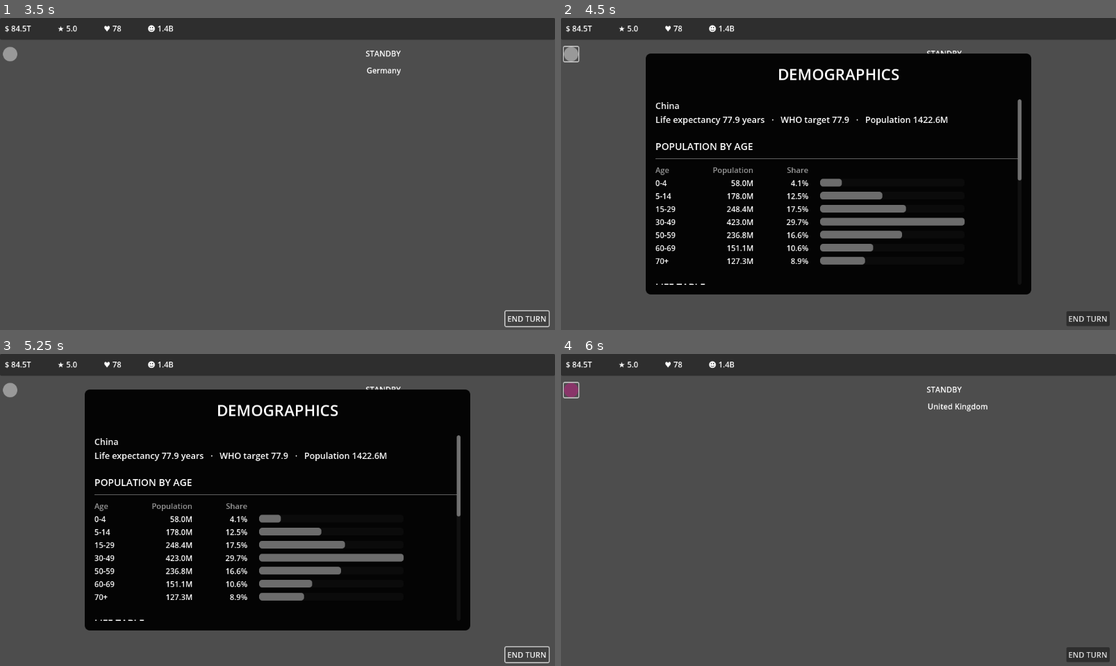
Above: before the commit, frames 1-4 (two rows, left to right).
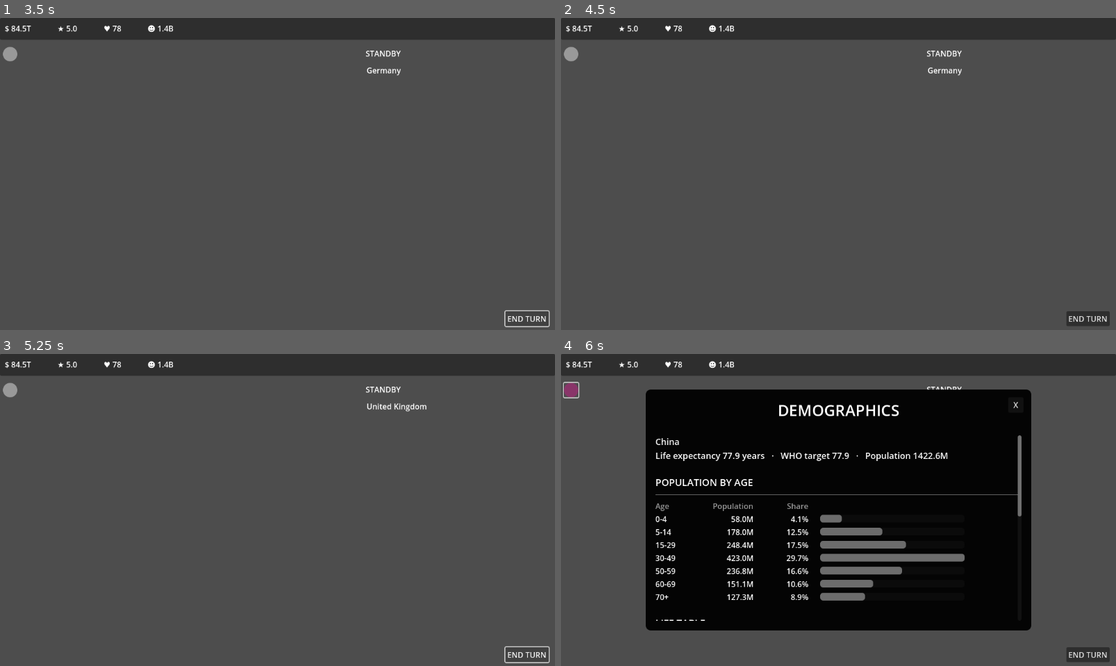
Above: after the commit, the same moments.

Repository: Bigfeta1/Political-Sim
Game: Godot game, scene res://Scenes/main_scene.tscn
Two runs of this game, one before a commit and one after it. Both use one fixed random seed, a clock stepped at 60 frames per second and the inputs below.
Inputs (mouse positions are in pixels of both pictures, inside the frame that each line leads up to):
- Up to frame 1 (3.5 s): click "NEW GAME" at 0.5 s; click "NEW GAME" at 1.25 s; click "BEGIN" at 2 s; click "END TURN" at 2.75 s
- Up to frame 2 (4.5 s): click (572, 55) at 3.5 s; click (1016, 67) at 4.25 s, where only the run after the commit has a clickable "X"
- Up to frame 3 (5.25 s): click "END TURN" at 5 s
- Up to frame 4 (6 s): click (572, 391) at 5.75 s

Frame 1 is identical in both runs. In frame 2, 53% of the frame differs, in the area x 0-85%, y 8-89%; in frame 3, 53%; in frame 4, 53%.

Commit message:
better demographics panel

Diff:
--- a/Scenes/PlayingRound/Panels/demographics_panel.tscn
+++ b/Scenes/PlayingRound/Panels/demographics_panel.tscn
@@ -1,9 +1,10 @@
-[gd_scene load_steps=10 format=3 uid="uid://doqpl6qv8n4ly"]
+[gd_scene load_steps=11 format=3 uid="uid://doqpl6qv8n4ly"]
 
 [ext_resource type="Script" uid="uid://o68lhplth3hb" path="res://Scripts/UI/PlayingRound/Panels/Demographics/demographics_panel.gd" id="1_panel"]
 [ext_resource type="Script" uid="uid://bhs8disk2kmdx" path="res://Scripts/UI/PlayingRound/Panels/Demographics/demographics_summary.gd" id="2_summary"]
 [ext_resource type="Script" uid="uid://difuc777hl3r7" path="res://Scripts/UI/PlayingRound/Panels/Demographics/population_table.gd" id="3_population"]
 [ext_resource type="Script" uid="uid://d3dnkikoaf6n3" path="res://Scripts/UI/PlayingRound/Panels/Demographics/life_table_view.gd" id="4_life_table"]
+[ext_resource type="Script" uid="uid://ma6hc7dweuo6" path="res://Scripts/UI/PlayingRound/Panels/Demographics/close_button.gd" id="5_close"]
 
 [sub_resource type="StyleBoxFlat" id="StyleBoxFlat_4hhl4"]
 bg_color = Color(0.01773239, 0.017732395, 0.017732374, 1)
@@ -50,6 +51,19 @@
 "
 label_settings = SubResource("LabelSettings_kgrr2")
 horizontal_alignment = 1
+
+[node name="CloseButton" type="Button" parent="Panel"]
+layout_mode = 1
+anchors_preset = 1
+anchor_left = 1.0
+anchor_right = 1.0
+offset_left = -48.0
+offset_top = 16.0
+offset_right = -16.0
+offset_bottom = 48.0
+grow_horizontal = 0
+text = "X"
+script = ExtResource("5_close")
 
 [node name="CountryScroll" type="ScrollContainer" parent="Panel"]
 layout_mode = 0
--- a/Scripts/Logic/PlayingRound/EventCoordinators/round_state_router.gd
+++ b/Scripts/Logic/PlayingRound/EventCoordinators/round_state_router.gd
@@ -30,7 +30,7 @@
 
 	demographics_panel_instance = SceneLoader.instantiate(DEMOGRAPHICS_PANEL)
 	ui.panels.add_child(demographics_panel_instance)
-	demographics_panel_instance.initialize(country_manager.get_player_country())
+	demographics_panel_instance.initialize(country_manager.get_player_country(), menu_state_manager)
 
 func destroy_demographics_panel():
 	if demographics_panel_instance == null:
--- /dev/null
+++ b/Scripts/UI/PlayingRound/Panels/Demographics/close_button.gd
@@ -0,0 +1,9 @@
+extends Button
+
+var menu_state_manager
+
+func initialize(menu_state_mngr):
+	menu_state_manager = menu_state_mngr
+
+func _pressed() -> void:
+	menu_state_manager.change_state(menu_state_manager.MenuState.STANDBY)
--- a/Scripts/UI/PlayingRound/Panels/Demographics/demographics_panel.gd
+++ b/Scripts/UI/PlayingRound/Panels/Demographics/demographics_panel.gd
@@ -1,10 +1,12 @@
 extends Node
 
+@onready var close_button = $Panel/CloseButton
 @onready var summary = $Panel/CountryScroll/CountryList/Summary
 @onready var population_table = $Panel/CountryScroll/CountryList/PopulationTable
 @onready var life_table = $Panel/CountryScroll/CountryList/LifeTable
 
-func initialize(player_country):
+func initialize(player_country, menu_state_manager):
+	close_button.initialize(menu_state_manager)
 	summary.initialize(player_country)
 	population_table.initialize(player_country)
 	life_table.initialize(player_country)
Not shown, added: Scripts/UI/PlayingRound/Panels/Demographics/close_button.gd.uid
Not shown, changed: docs/onboarding.md
